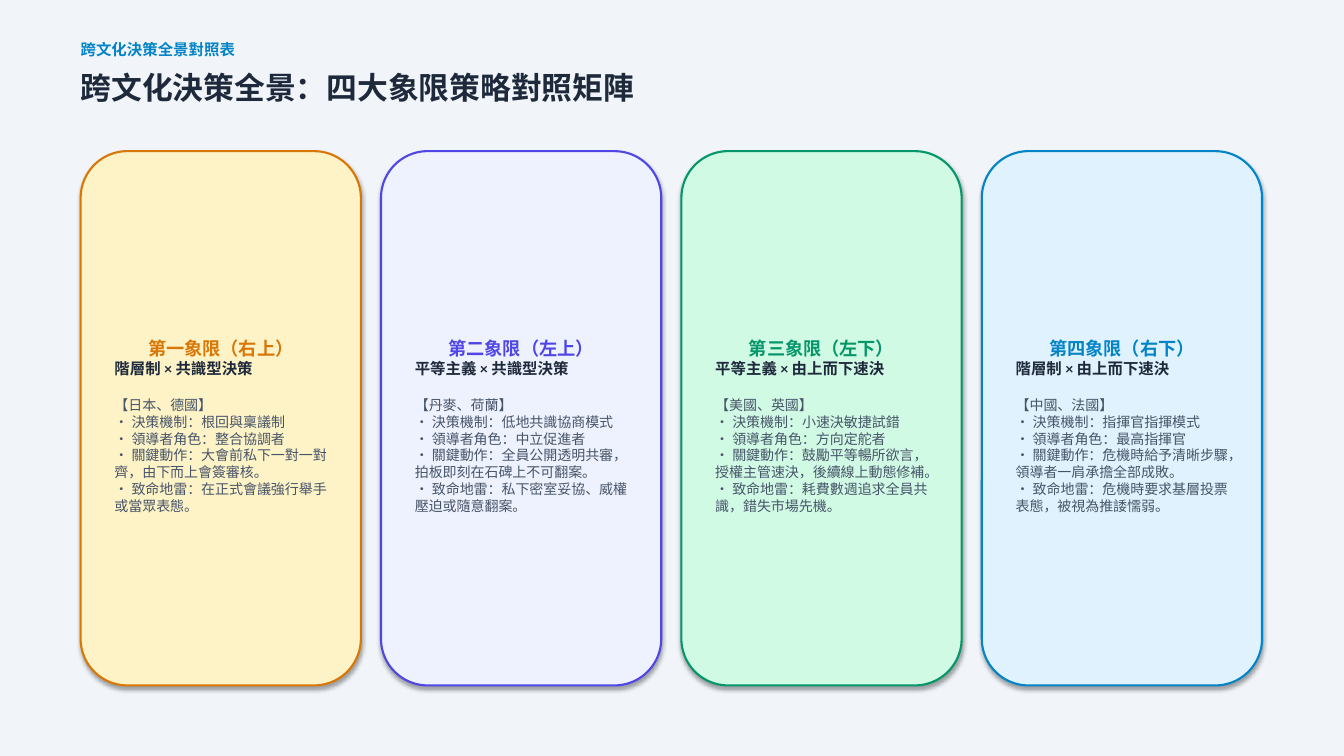
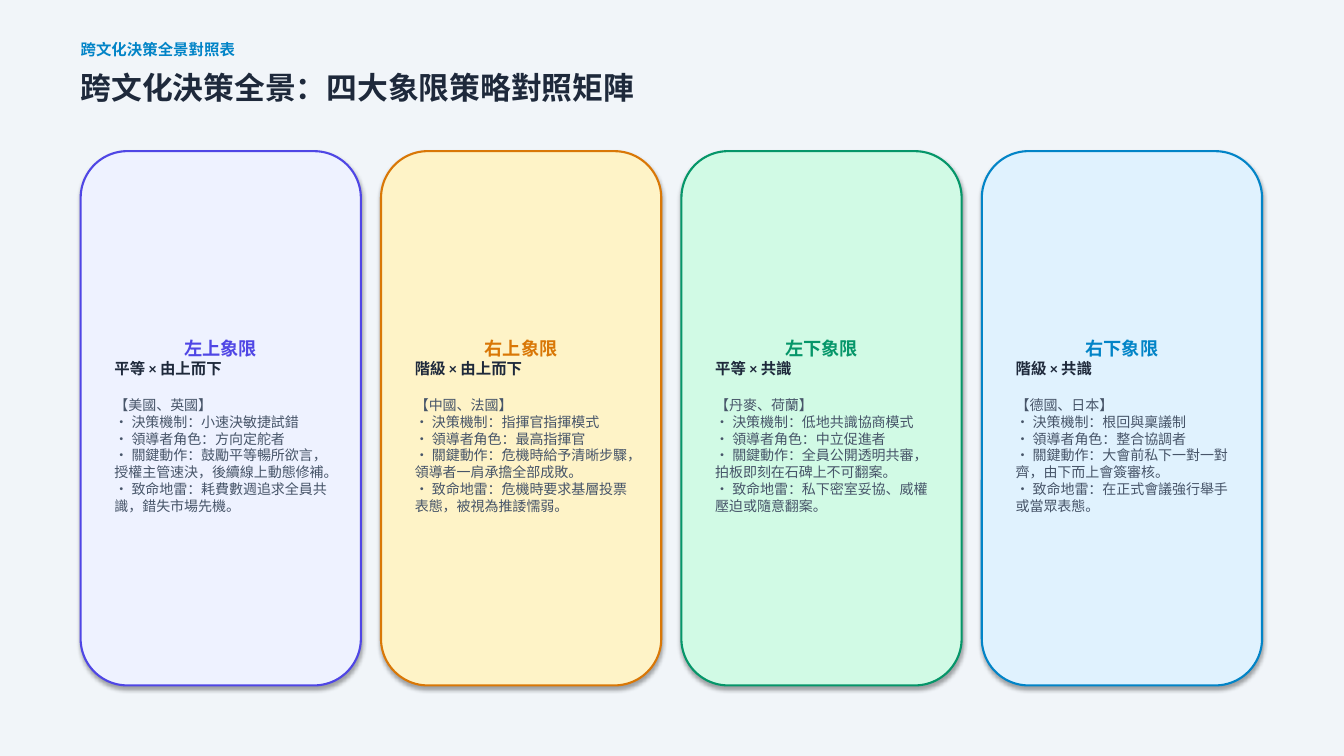
Before and after one commit to routerdd1818-tech/OB, a slide deck: slide 13 of 誰是文化王_備案簡報_Who_Is_Culture_King.pptx. Drawn at 1344x756 pixels with LibreOffice and Linux fonts; fonts in the diff are those of the drawing. Boxes give left, top, right and bottom in pixels: in the first picture for what was removed or moved away, otherwise in the second. Text is boxed around its words. In the diff, an @@ line names an element or a change of style, - is before the commit and + after.

Commit message:
feat: align quadrant layout strictly with literature (top: 由上而下, bottom: 共識決策, left: 較平等, right: 重階層)

```diff
--- a/誰是文化王_備案簡報_Who_Is_Culture_King.pptx
+++ b/誰是文化王_備案簡報_Who_Is_Culture_King.pptx
@@ rounded rectangle "左上象限" at [81, 151, 361, 686]: fill #FEF3C7 to #EEF2FF; outline #D97706 1.5 pt to #4F46E5 1.5 pt @@
@@ rounded rectangle "右上象限" at [381, 151, 661, 686]: fill #EEF2FF to #FEF3C7; outline #4F46E5 1.5 pt to #D97706 1.5 pt @@
@@ text in rounded rectangle at [114, 339, 337, 512]: text changed @@
-第一象限（右上）
-階層制 × 共識型決策
-【日本、德國】
-• 決策機制：根回與稟議制
-• 領導者角色：整合協調者
-• 關鍵動作：大會前私下一對一對齊，由下而上會簽審核。
-• 致命地雷：在正式會議強行舉手或當眾表態。
+左上象限
+平等 × 由上而下
+【美國、英國】
+• 決策機制：小速決敏捷試錯
+• 領導者角色：方向定舵者
+• 關鍵動作：鼓勵平等暢所欲言，授權主管速決，後續線上動態修補。
+• 致命地雷：耗費數週追求全員共識，錯失市場先機。
@@ text in rounded rectangle at [415, 339, 641, 512]: text changed @@
-第二象限（左上）
-平等主義 × 共識型決策
-【丹麥、荷蘭】
-• 決策機制：低地共識協商模式
-• 領導者角色：中立促進者
-• 關鍵動作：全員公開透明共審，拍板即刻在石碑上不可翻案。
-• 致命地雷：私下密室妥協、威權壓迫或隨意翻案。
+右上象限
+階級 × 由上而下
+【中國、法國】
+• 決策機制：指揮官指揮模式
+• 領導者角色：最高指揮官
+• 關鍵動作：危機時給予清晰步驟，領導者一肩承擔全部成敗。
+• 致命地雷：危機時要求基層投票表態，被視為推諉懦弱。
@@ text in rounded rectangle at [715, 339, 927, 512]: text changed @@
-第三象限（左下）
-平等主義 × 由上而下速決
-【美國、英國】
-• 決策機制：小速決敏捷試錯
-• 領導者角色：方向定舵者
-• 關鍵動作：鼓勵平等暢所欲言，授權主管速決，後續線上動態修補。
-• 致命地雷：耗費數週追求全員共識，錯失市場先機。
+左下象限
+平等 × 共識
+【丹麥、荷蘭】
+• 決策機制：低地共識協商模式
+• 領導者角色：中立促進者
+• 關鍵動作：全員公開透明共審，拍板即刻在石碑上不可翻案。
+• 致命地雷：私下密室妥協、威權壓迫或隨意翻案。
@@ text in rounded rectangle at [1016, 339, 1228, 513]: text changed @@
-第四象限（右下）
-階層制 × 由上而下速決
-【中國、法國】
-• 決策機制：指揮官指揮模式
-• 領導者角色：最高指揮官
-• 關鍵動作：危機時給予清晰步驟，領導者一肩承擔全部成敗。
-• 致命地雷：危機時要求基層投票表態，被視為推諉懦弱。
+右下象限
+階級 × 共識
+【德國、日本】
+• 決策機制：根回與稟議制
+• 領導者角色：整合協調者
+• 關鍵動作：大會前私下一對一對齊，由下而上會簽審核。
+• 致命地雷：在正式會議強行舉手或當眾表態。
```
Also in this commit, not shown: 5 other slides changed, 7 other files.
